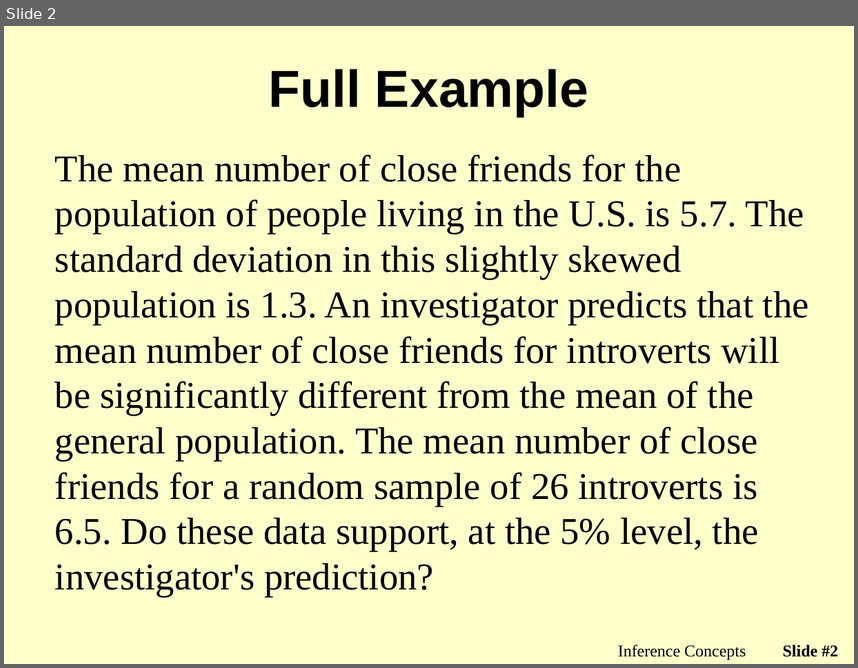
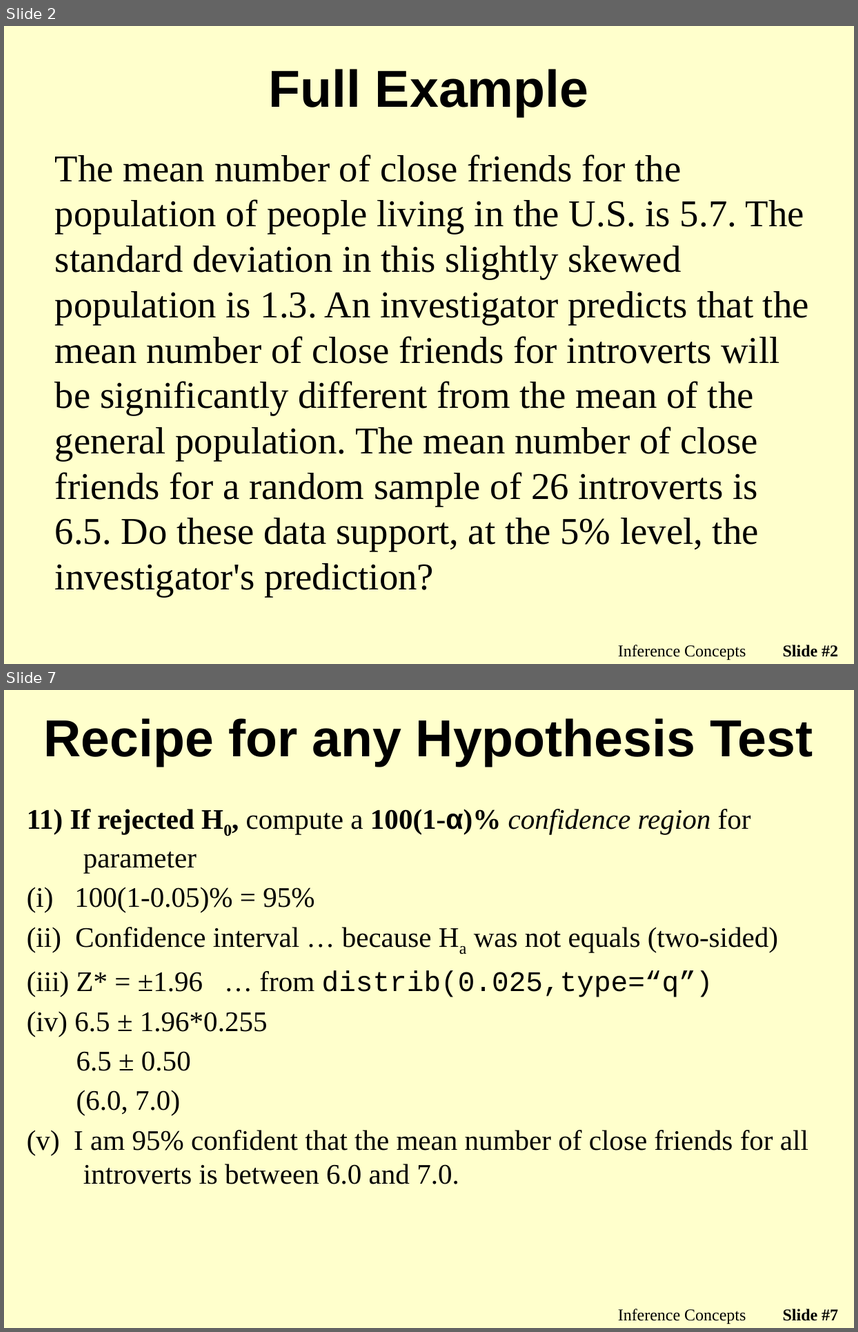
Before and after one commit to droglenc/NCMTH107, a slide deck: modules/1_Sample_Z/PPT2.pptx. Shown one above the other, each under a label of ours: slide 2 before the commit, slides 2 and 7 after it; the slides between them are not shown. The pictures are 858x668 and 858x1332 pixels, drawn with LibreOffice and Linux fonts; fonts in the diff are those of the drawing; background and template pictures are left out. Boxes give left, top, right and bottom in pixels: in the first picture for what was removed or moved away, otherwise in the second. Text is boxed around its words. In the diff, an @@ line names an element or a change of style, - is before the commit and + after.

Commit message:
More changes to z-test module

```diff
--- a/modules/1_Sample_Z/PPT2.pptx
+++ b/modules/1_Sample_Z/PPT2.pptx
@@ slide 7 added at <box>4,690,854,1328</box>, background picture (left out) @@
@@ title added at <box>44,718,813,767</box>, 44 pt, text #000000, bold @@
+Recipe for any Hypothesis Test
@@ text added at <box>27,809,809,1184</box>, 24 pt, text #000000 @@
+11) If rejected H0, compute a 100(1-α)% confidence region for parameter
+(i) 100(1-0.05)% = 95%
+(ii) Confidence interval … because Ha was not equals (two-sided)
+(iii) Z* = ±1.96 … from distrib(0.025,type=“q”)
+(iv) 6.5 ± 1.96*0.255
+6.5 ± 0.50
+(6.0, 7.0)
+(v) I am 95% confident that the mean number of close friends for all introverts is between 6.0 and 7.0.
@@ text added at <box>618,1308,746,1323</box>, 14 pt, text #000000 @@
+Inference Concepts
@@ page number added at <box>783,1308,838,1321</box>, 14 pt, text #000000, bold @@
+Slide #7
```
Also in this commit, not shown: 4 other slides added, 2 other files.
